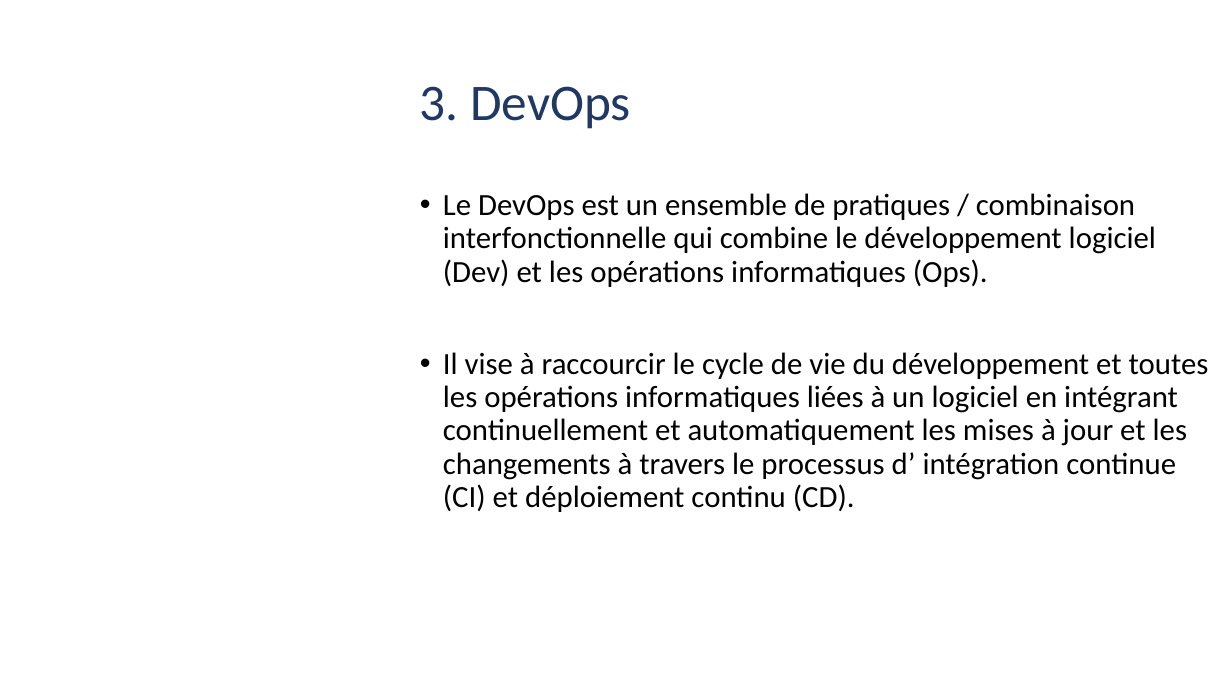
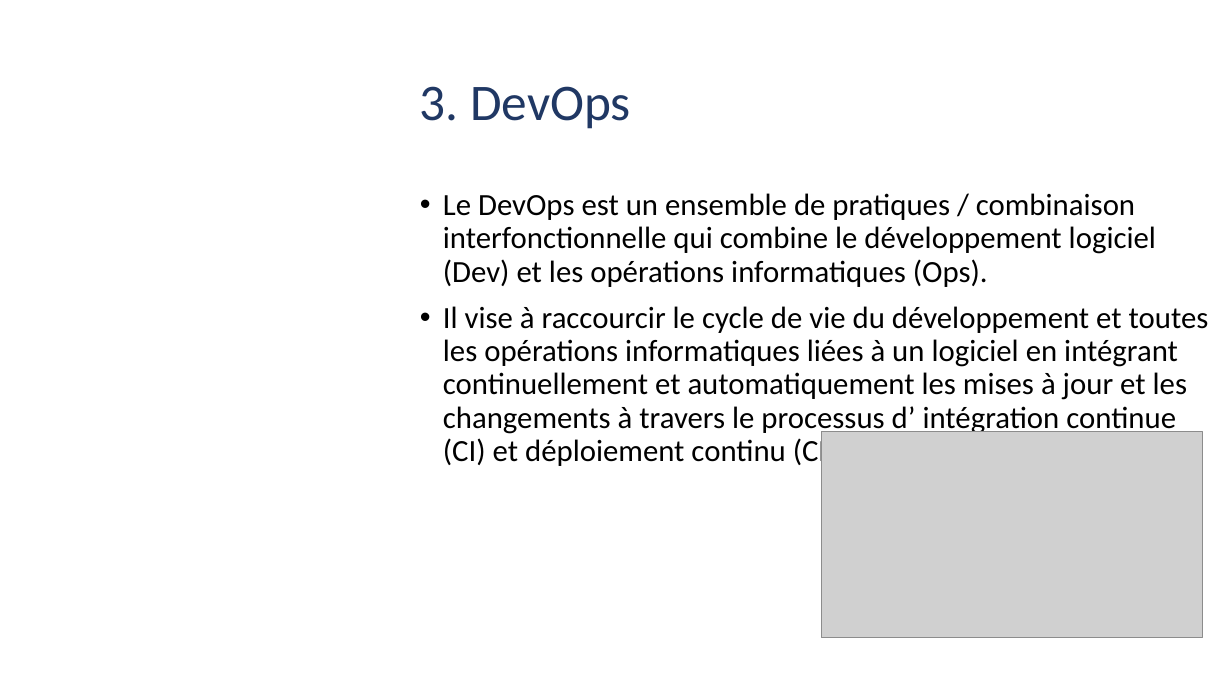
Before and after one commit to Solifred38/cv, a slide deck: slide 53 of Profils_jobs_it.pptx. Drawn at 1232x693 pixels with LibreOffice and Linux fonts; fonts in the diff are those of the drawing; grey boxes stand for pictures; background and template pictures are left out. Boxes give left, top, right and bottom in pixels: in the first picture for what was removed or moved away, otherwise in the second. Text is boxed around its words. In the diff, an @@ line names an element or a change of style, - is before the commit and + after.

```diff
--- a/Profils_jobs_it.pptx
+++ b/Profils_jobs_it.pptx
@@ text "Le DevOps est un ensemble ..." rewrapped from box(443, 193, 1209, 512) to box(443, 193, 1209, 469) @@
@@ picture added at box(822, 433, 1203, 639) @@
```
Also in this commit, not shown: 10 other slides changed.
